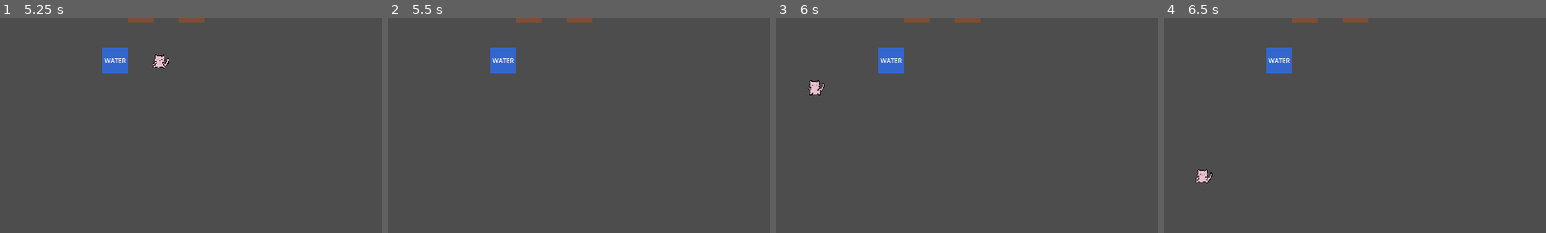
Above: before the commit, frames 1-4 (left to right).
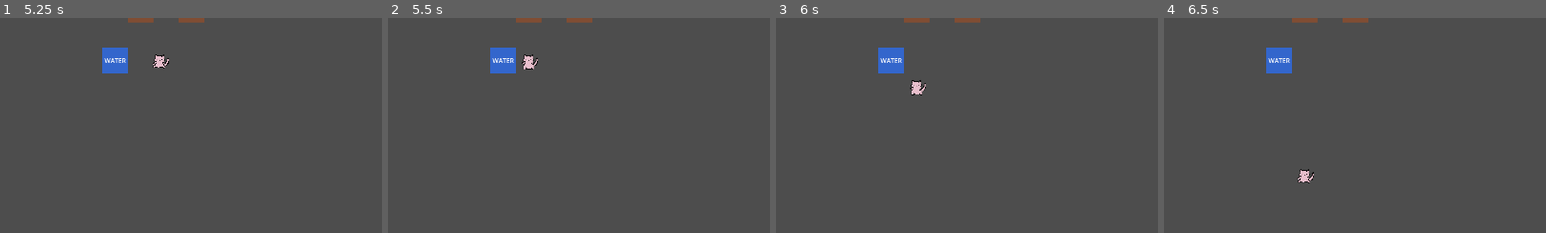
Above: after the commit, the same moments.

Repository: Lem0naise/damaskus
Game: Godot game, scene res://main_menu.tscn
Two runs of this game, one before a commit and one after it. Both use one fixed random seed, a clock stepped at 60 frames per second and the inputs below.
Inputs:
- Up to frame 1 (5.25 s): click "START" at 0.5 s; tap Enter at 1.25 s; hold Right (ui_right) 1.28-2.03 s; hold Down (ui_down) 2.03-2.78 s; hold Right (ui_right) 2.78-3.53 s; hold Up (ui_up) 3.53-4.28 s; hold Left (ui_left) from 4.28 s (still down)
- Up to frame 2 (5.5 s): keep holding Left (ui_left)
- Up to frame 3 (6 s): release Left (ui_left) at 5.78 s; hold Down (ui_down) from 5.78 s (still down)
- Up to frame 4 (6.5 s): keep holding Down (ui_down)
The pictures show only the part of the screen within x 13-63%, y 28-78%; the shares and areas given below are measured in that part.

Frame 1 is identical in both runs. In frame 2, 0.2% of the frame differs, in the area x 35-40%, y 16-24%; in frame 3, 0.4%, in the area x 8-40%, y 28-36%; in frame 4, 0.4%.

Commit message:
Implement grid-based collision system and object registration

Diff:
--- a/ingame.tscn
+++ b/ingame.tscn
@@ -1,10 +1,14 @@
-[gd_scene format=3 uid="uid://oafli3v0rpi8"]
+[gd_scene load_steps=7 format=3 uid="uid://oafli3v0rpi8"]
 
+[ext_resource type="Script" path="res://scripts/core/IngameManager.gd" id="1_ingamemanager"]
 [ext_resource type="Script" uid="uid://b1b838dtpkty8" path="res://scripts/core/GridManager.gd" id="1_gridmanager"]
 [ext_resource type="PackedScene" uid="uid://bvw8qm7xj0qqn" path="res://scenes/player.tscn" id="2_player"]
 [ext_resource type="Script" uid="uid://cunkdau8fdrh" path="res://scripts/core/GridDrawer.gd" id="4_griddrawer"]
+[ext_resource type="Script" path="res://scripts/objects/Wall.gd" id="5_wall"]
+[ext_resource type="Script" path="res://scripts/objects/Water.gd" id="6_water"]
 
 [node name="Ingame" type="Node2D" unique_id=1079480780]
+script = ExtResource("1_ingamemanager")
 
 [node name="GridManager" type="Node" parent="." unique_id=873522664]
 script = ExtResource("1_gridmanager")
@@ -21,50 +25,62 @@
 
 [node name="GridVisualizer" type="Node2D" parent="." unique_id=1078227583]
 
-[node name="TestWall1" type="ColorRect" parent="GridVisualizer" unique_id=309133848]
-offset_left = 256.0
-offset_top = 192.0
-offset_right = 320.0
-offset_bottom = 256.0
+[node name="TestWall1" type="Node2D" parent="GridVisualizer" unique_id=309133848]
+position = Vector2(288, 224)
+script = ExtResource("5_wall")
+
+[node name="Sprite" type="ColorRect" parent="GridVisualizer/TestWall1"]
+offset_left = -32.0
+offset_top = -32.0
+offset_right = 32.0
+offset_bottom = 32.0
 color = Color(0.5, 0.3, 0.2, 1)
 
 [node name="Label" type="Label" parent="GridVisualizer/TestWall1" unique_id=32460399]
 layout_mode = 0
-offset_left = 8.0
-offset_top = 20.0
-offset_right = 56.0
-offset_bottom = 43.0
+offset_left = -24.0
+offset_top = -12.0
+offset_right = 24.0
+offset_bottom = 11.0
 text = "WALL"
 horizontal_alignment = 1
 
-[node name="TestWall2" type="ColorRect" parent="GridVisualizer" unique_id=161891203]
-offset_left = 384.0
-offset_top = 192.0
-offset_right = 448.0
-offset_bottom = 256.0
+[node name="TestWall2" type="Node2D" parent="GridVisualizer" unique_id=161891203]
+position = Vector2(416, 224)
+script = ExtResource("5_wall")
+
+[node name="Sprite" type="ColorRect" parent="GridVisualizer/TestWall2"]
+offset_left = -32.0
+offset_top = -32.0
+offset_right = 32.0
+offset_bottom = 32.0
 color = Color(0.5, 0.3, 0.2, 1)
 
 [node name="Label" type="Label" parent="GridVisualizer/TestWall2" unique_id=524436542]
 layout_mode = 0
-offset_left = 8.0
-offset_top = 20.0
-offset_right = 56.0
-offset_bottom = 43.0
+offset_left = -24.0
+offset_top = -12.0
+offset_right = 24.0
+offset_bottom = 11.0
 text = "WALL"
 horizontal_alignment = 1
 
-[node name="TestWater" type="ColorRect" parent="GridVisualizer" unique_id=1628597802]
-offset_left = 192.0
-offset_top = 320.0
-offset_right = 256.0
-offset_bottom = 384.0
+[node name="TestWater" type="Node2D" parent="GridVisualizer" unique_id=1628597802]
+position = Vector2(224, 352)
+script = ExtResource("6_water")
+
+[node name="Sprite" type="ColorRect" parent="GridVisualizer/TestWater"]
+offset_left = -32.0
+offset_top = -32.0
+offset_right = 32.0
+offset_bottom = 32.0
 color = Color(0.2, 0.4, 0.8, 1)
 
 [node name="Label" type="Label" parent="GridVisualizer/TestWater" unique_id=2035368295]
 layout_mode = 0
-offset_left = 4.0
-offset_top = 20.0
-offset_right = 60.0
-offset_bottom = 43.0
+offset_left = -28.0
+offset_top = -12.0
+offset_right = 28.0
+offset_bottom = 11.0
 text = "WATER"
 horizontal_alignment = 1
--- a/scripts/core/GridManager.gd
+++ b/scripts/core/GridManager.gd
@@ -6,6 +6,9 @@
 const GRID_WIDTH = 20  # Number of tiles wide
 const GRID_HEIGHT = 15  # Number of tiles tall
 var grid_offset = Vector2.ZERO  # Offset for centering the grid if needed
+
+# Collision tracking
+var solid_tiles: Dictionary = {}  # grid_pos -> true for solid tiles
 
 # Convert world position to grid coordinates
 func world_to_grid(world_pos: Vector2) -> Vector2i:
@@ -31,3 +34,14 @@
 func is_valid_position(grid_pos: Vector2i) -> bool:
 	return grid_pos.x >= 0 and grid_pos.x < GRID_WIDTH and \
 	       grid_pos.y >= 0 and grid_pos.y < GRID_HEIGHT
+
+# Register a solid tile at a grid position
+func set_solid(grid_pos: Vector2i, is_solid: bool = true):
+	if is_solid:
+		solid_tiles[grid_pos] = true
+	else:
+		solid_tiles.erase(grid_pos)
+
+# Check if a grid position is solid (blocked)
+func is_solid(grid_pos: Vector2i) -> bool:
+	return solid_tiles.has(grid_pos)
--- /dev/null
+++ b/scripts/core/IngameManager.gd
@@ -0,0 +1,8 @@
+extends Node2D
+
+@onready var grid_manager: GridManager = $GridManager
+
+func _ready():
+	# Game objects now register themselves automatically
+	# No need to manually register walls and water
+	print("Ingame scene ready")
--- a/scripts/entities/Player.gd
+++ b/scripts/entities/Player.gd
@@ -30,7 +30,7 @@
 var current_mask: MaskType = MaskType.NONE
 
 # Player state (NULL state by default)
-var is_intangible: bool = true  # Can walk through walls when true
+var is_intangible: bool = false  # Can walk through walls when true
 var properties: Array[String] = []  # Active properties from current mask
 
 func _ready():
@@ -134,13 +134,19 @@
 		move_cooldown = HELD_KEY_DELAY  # Set cooldown for next move
 
 func can_move_to(target_pos: Vector2i) -> bool:
-	# In NULL state (intangible), can move anywhere
+	# Check if position is within bounds
+	if not grid_manager.is_valid_position(target_pos):
+		return false
+
+	# In NULL state (intangible), can move through solid objects
 	if is_intangible:
-		return grid_manager.is_valid_position(target_pos)
-
-	# When wearing a mask, check for collisions
-	# TODO: Implement collision checking with walls and objects
-	return grid_manager.is_valid_position(target_pos)
+		return true
+
+	# Check for solid tiles (walls, water, etc.)
+	if grid_manager.is_solid(target_pos):
+		return false
+
+	return true
 
 func animate_movement(delta):
 	var target_world_pos = grid_manager.grid_to_world(grid_position)
@@ -186,12 +192,12 @@
 
 func update_mask_properties():
 	properties.clear()
-	is_intangible = true
+	is_intangible = false
 
 	match current_mask:
 		MaskType.NONE:
-			# NULL state - intangible, no properties
-			is_intangible = true
+			# NULL state - solid by default, can't walk through walls
+			is_intangible = false
 
 		MaskType.GOLEM:
 			# SOLID, HEAVY, SINK
--- /dev/null
+++ b/scripts/objects/GameObject.gd
@@ -0,0 +1,37 @@
+extends Node2D
+class_name GameObject
+
+# Grid references
+@onready var grid_manager: GridManager = get_node("/root/Ingame/GridManager")
+
+# Grid position
+var grid_position: Vector2i = Vector2i.ZERO
+
+# Object properties
+var is_solid: bool = false  # Blocks movement
+var is_pushable: bool = false  # Can be pushed
+var object_type: String = "base"  # Type identifier for future extension
+
+func _ready():
+	# Calculate grid position from world position
+	if grid_manager:
+		grid_position = grid_manager.world_to_grid(global_position)
+		register_with_grid()
+
+func register_with_grid():
+	# Register this object with the grid manager
+	if is_solid:
+		grid_manager.set_solid(grid_position, true)
+
+func unregister_from_grid():
+	# Remove this object from grid
+	if is_solid:
+		grid_manager.set_solid(grid_position, false)
+
+# Override this for custom behavior when player interacts
+func on_player_interact():
+	pass
+
+# Override this for custom behavior when pushed
+func on_pushed(direction: Vector2i) -> bool:
+	return false  # Return true if push was successful
--- /dev/null
+++ b/scripts/objects/Wall.gd
@@ -0,0 +1,11 @@
+extends GameObject
+class_name Wall
+
+func _ready():
+	# Set wall properties
+	is_solid = true
+	is_pushable = false
+	object_type = "wall"
+
+	# Call parent ready to register with grid
+	super._ready()
--- /dev/null
+++ b/scripts/objects/Water.gd
@@ -0,0 +1,14 @@
+extends GameObject
+class_name Water
+
+func _ready():
+	# Set water properties
+	is_solid = true  # Blocks movement by default (unless player has FLOAT)
+	is_pushable = false
+	object_type = "water"
+
+	# Call parent ready to register with grid
+	super._ready()
+
+# In the future, you can override this to check for FLOAT property
+# For now, water just blocks movement like a wall
Not shown, added: scripts/core/IngameManager.gd.uid
Not shown, added: scripts/objects/GameObject.gd.uid
Not shown, added: scripts/objects/Wall.gd.uid
Not shown, added: scripts/objects/Water.gd.uid
